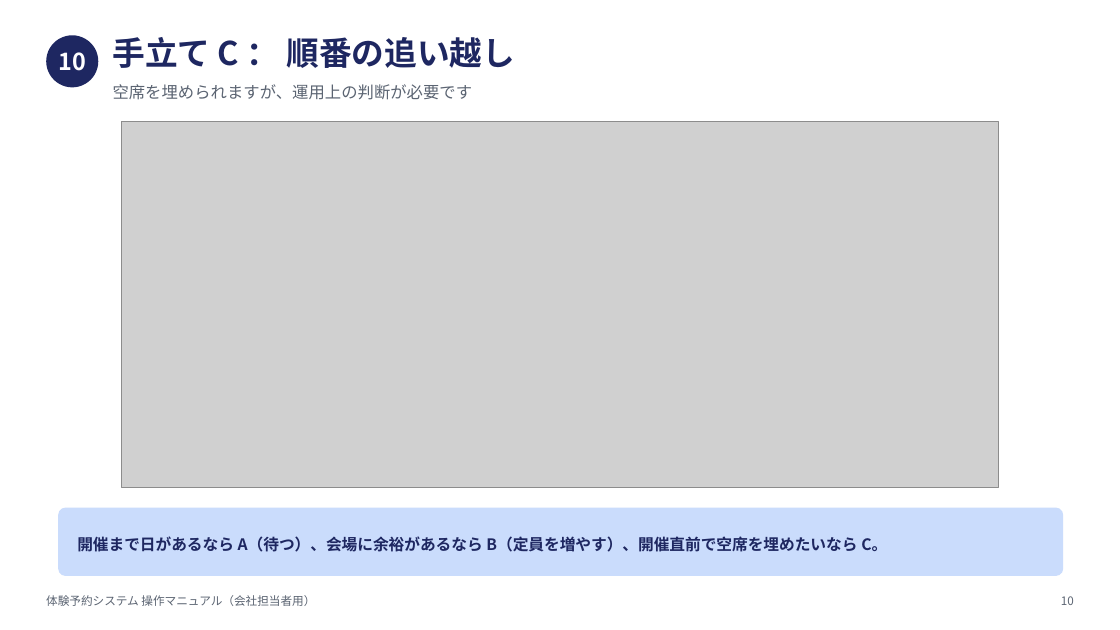
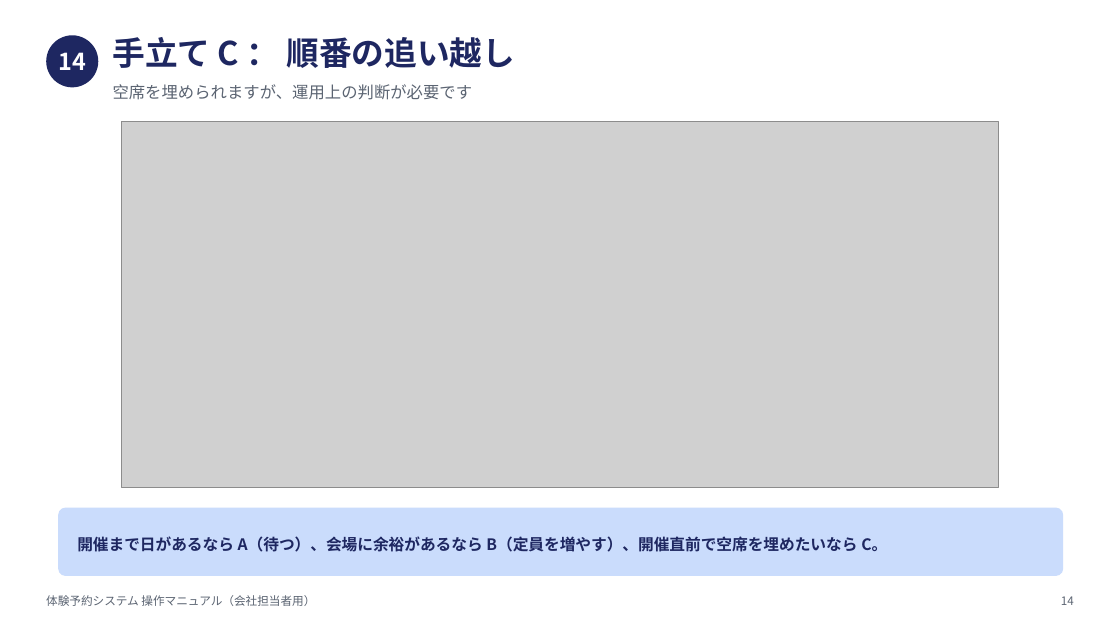
Before and after one commit to nisplus/reserve, a slide deck: slide 15 of docs/manual-company.pptx (slide 11 before the commit). Drawn at 1120x630 pixels with LibreOffice and Linux fonts; fonts in the diff are those of the drawing; grey boxes stand for pictures. Boxes give left, top, right and bottom in pixels: in the first picture for what was removed or moved away, otherwise in the second. Text is boxed around its words. In the diff, an @@ line names an element or a change of style, - is before the commit and + after.

```diff
--- a/docs/manual-company.pptx
+++ b/docs/manual-company.pptx
@@ text at (x1=58, y1=52, x2=86, y2=70): text changed @@
-10
+14
@@ text at (x1=1061, y1=596, x2=1074, y2=605): text changed @@
-10
+14
```
Also in this commit, not shown: 14 other slides changed, 4 slides added, 6 other files.
